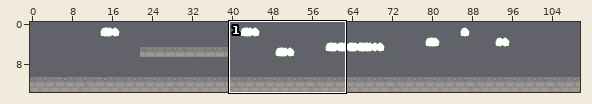
One commit to this Tiled map: WorkSpace/TAKAMI/gamestage01.tmx. Above, an overview of the earlier version with the close-up marked.
Close-up. Before the edit:
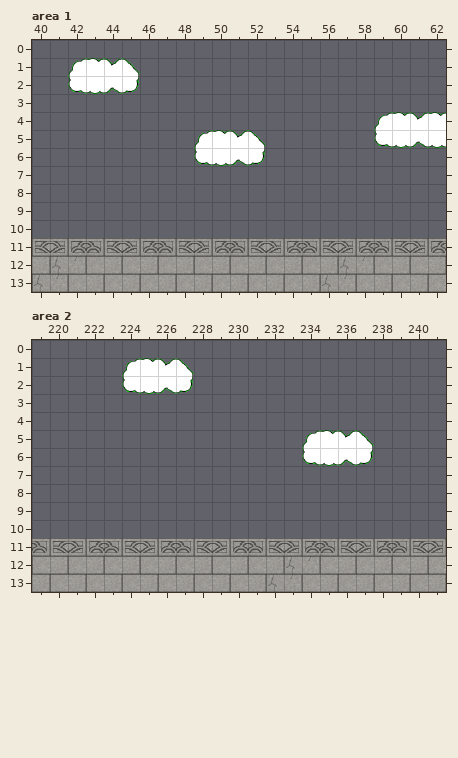
Cells are 32x32 px. Shown: area 1 x 40..62, y 0..13; area 2 x 219..241, y 0..13. The commit also changed other parts of the map, which this record leaves out.
The result:
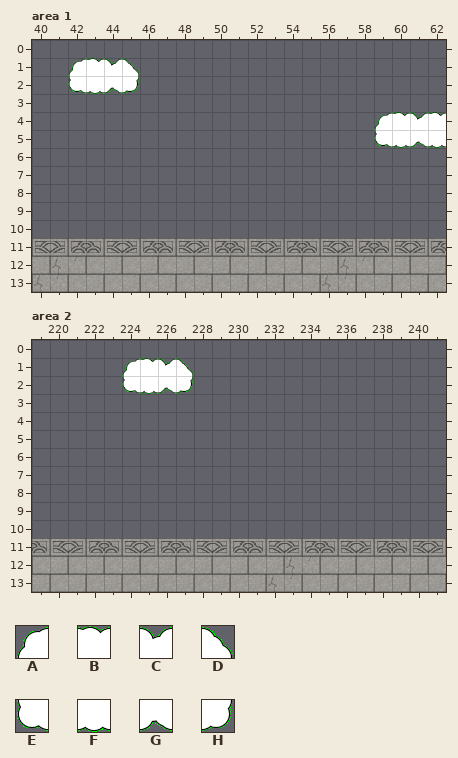
Key: from "test01": A 4, B 5, C 6, D 7, E 13, F 14, G 15, H 16.
_ is an empty cell.
Edits made:
Layer "sky", area 1:
Tile A is removed in row 5 at x 49.
Tile B is removed in row 5 at x 50.
Tile C is removed in row 5 at x 51.
Tile D is removed in row 5 at x 52.
Tile E is removed in row 6 at x 49.
Tile F is removed in row 6 at x 50.
Tile G is removed in row 6 at x 51.
Tile H is removed in row 6 at x 52.
Layer "ground", area 2:
Tile A is removed in row 5 at x 234.
Tile B is removed in row 5 at x 235.
Tile C is removed in row 5 at x 236.
Tile D is removed in row 5 at x 237.
Tile E is removed in row 6 at x 234.
Tile F is removed in row 6 at x 235.
Tile G is removed in row 6 at x 236.
Tile H is removed in row 6 at x 237.
Where, in picture pixels (left, top, right, bottom), the same in both close-ups:
removed: (194, 130, 266, 166)
removed: (302, 430, 374, 466)
